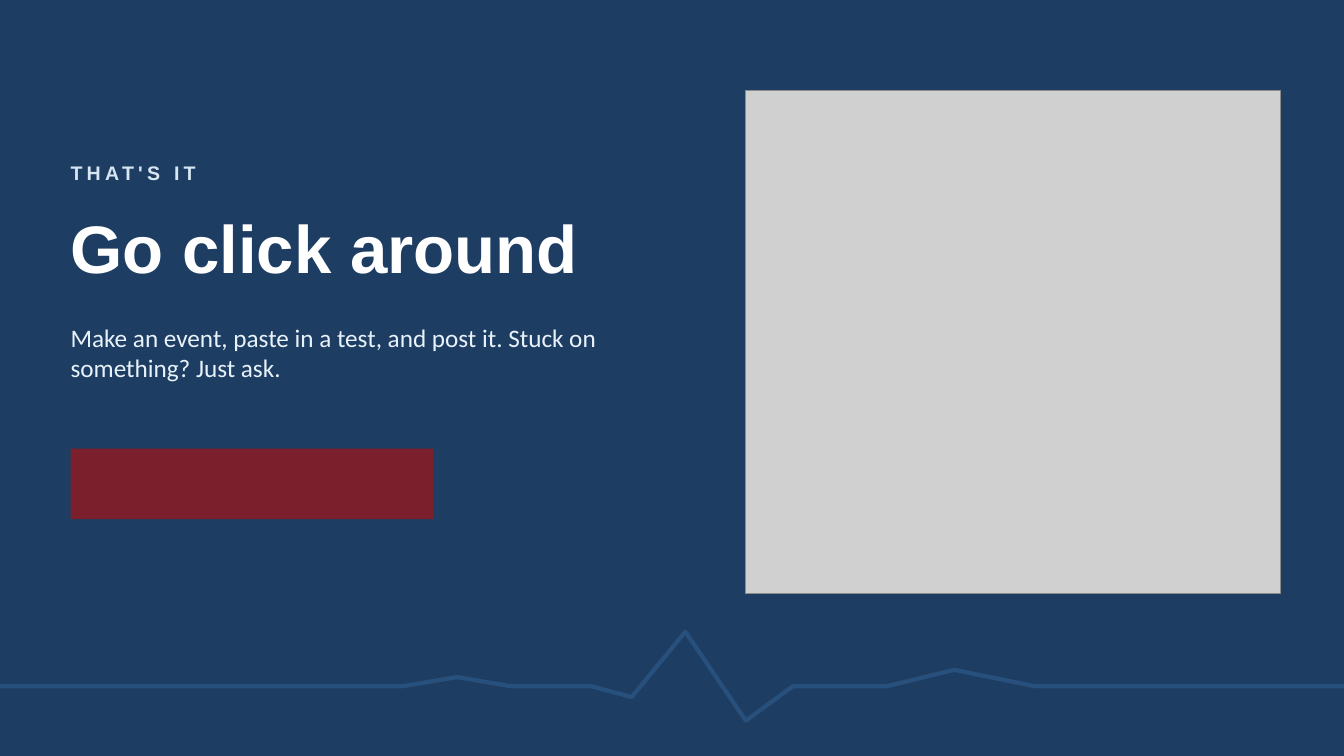
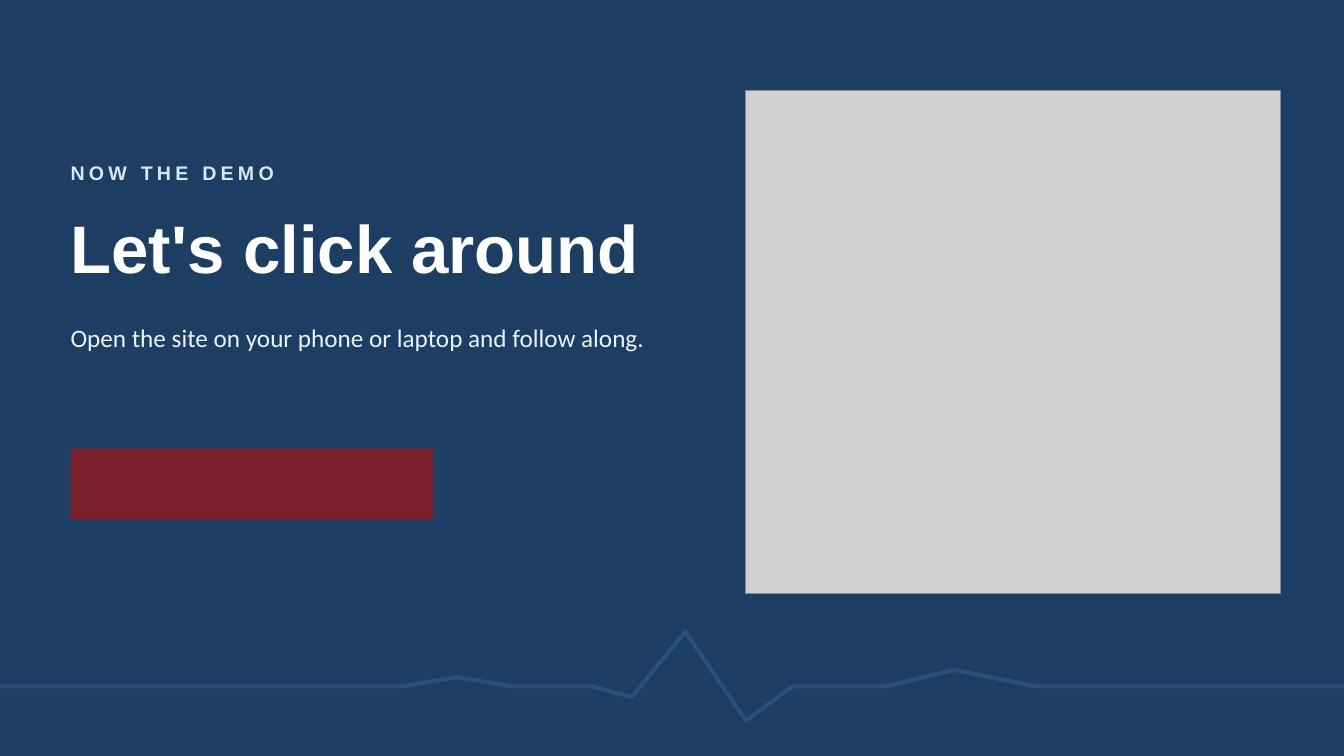
Before and after one commit to claudeforeveryone/hosa-bayview, a slide deck: slide 11 of docs/presentations/hosa-bayview-admin-guide.pptx (slide 23 before the commit). Drawn at 1344x756 pixels with LibreOffice and Linux fonts; fonts in the diff are those of the drawing; grey boxes stand for pictures. Boxes give left, top, right and bottom in pixels: in the first picture for what was removed or moved away, otherwise in the second. Text is boxed around its words. In the diff, an @@ line names an element or a change of style, - is before the commit and + after.

```diff
--- a/docs/presentations/hosa-bayview-admin-guide.pptx
+++ b/docs/presentations/hosa-bayview-admin-guide.pptx
@@ text at bbox=[71, 166, 273, 180]: text changed @@
-THAT'S IT
+NOW THE DEMO
@@ text at bbox=[71, 224, 638, 274]: text changed @@
-Go click around
+Let's click around
@@ text at bbox=[71, 329, 644, 352]: text changed @@
-Make an event, paste in a test, and post it. Stuck on something? Just ask.
+Open the site on your phone or laptop and follow along.
```
Also in this commit, not shown: 4 other slides changed, 5 slides added, 17 slides removed, 3 other files.
